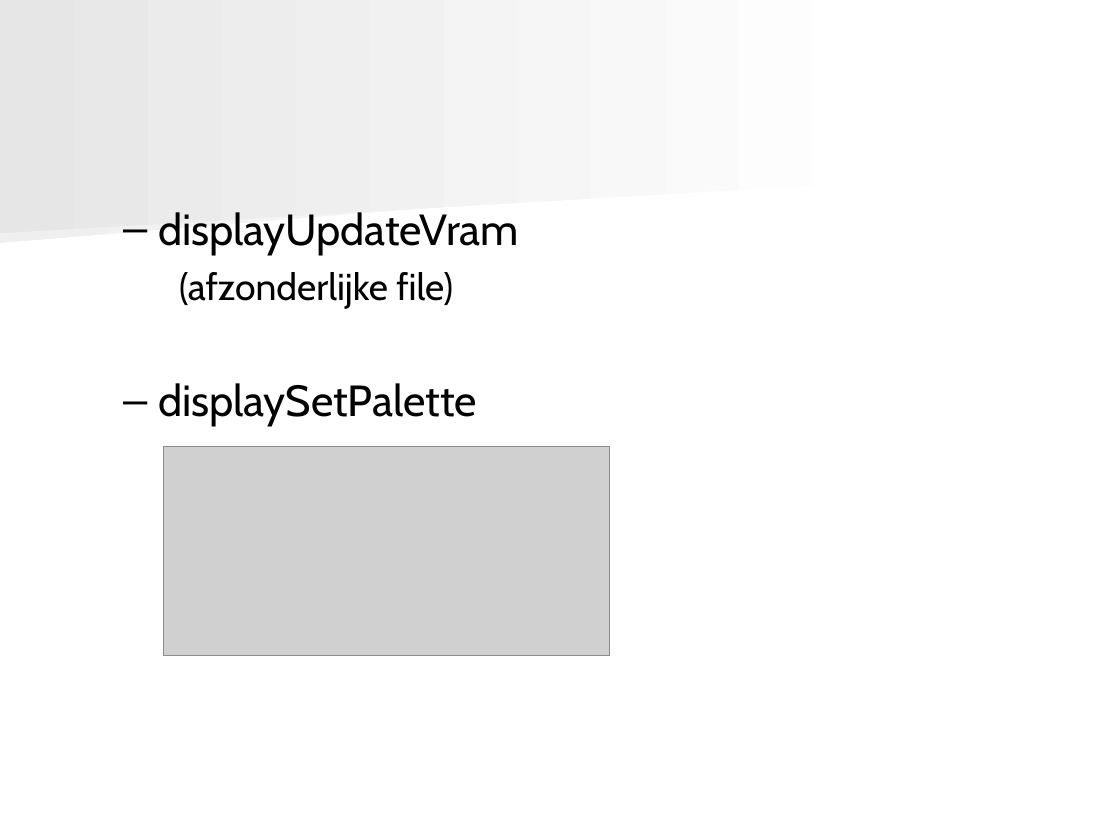
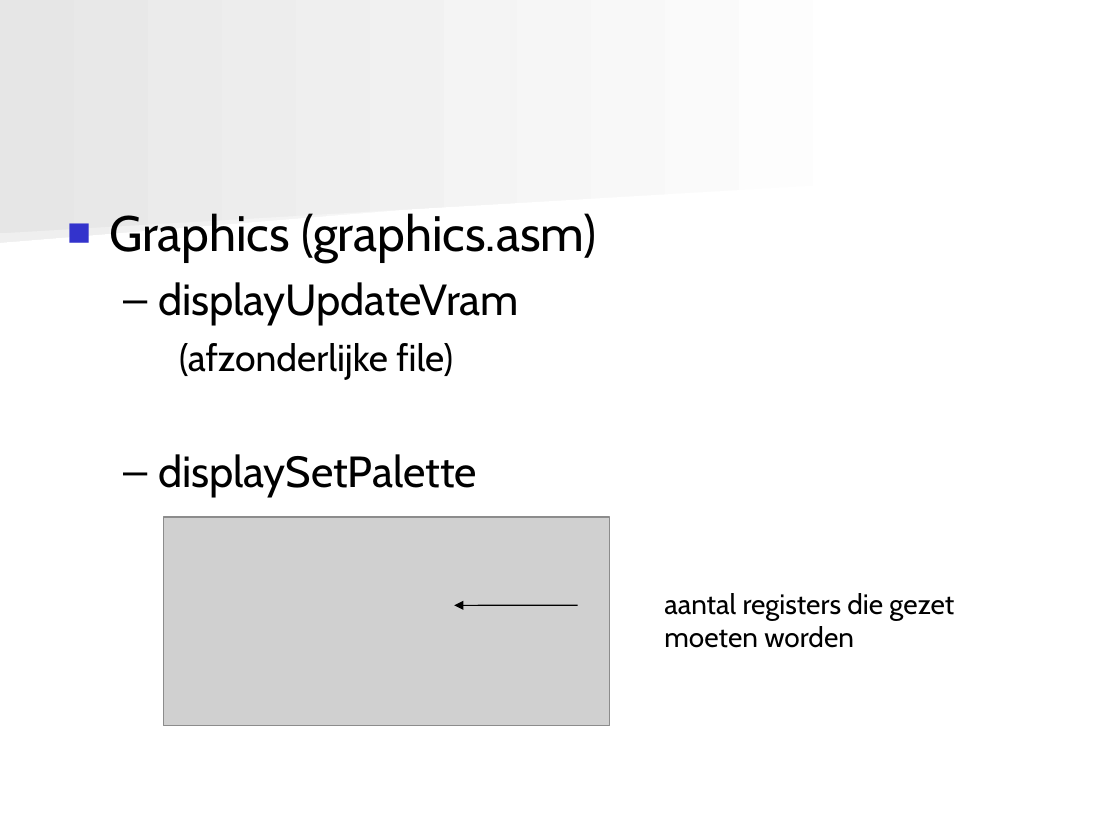
Before and after one commit to angryzor/space_invaders_8086, a slide deck: slide 11 of Presentatie.ppt. Drawn at 1120x840 pixels with LibreOffice and Linux fonts; fonts in the diff are those of the drawing; grey boxes stand for pictures. Boxes give left, top, right and bottom in pixels: in the first picture for what was removed or moved away, otherwise in the second. Text is boxed around its words. In the diff, an @@ line names an element or a change of style, - is before the commit and + after.

```diff
--- a/Presentatie.ppt
+++ b/Presentatie.ppt
@@ text at (x1=109, y1=213, x2=596, y2=261): paragraph added @@
+■ Graphics (graphics.asm)
@@ picture moved from (x1=164, y1=447, x2=610, y2=655) to (x1=164, y1=517, x2=610, y2=726) @@
@@ text added at (x1=664, y1=593, x2=954, y2=648), 18 pt, text #000000 @@
+aantal registers die gezet
+moeten worden
@@ arrow added from (578, 605) to (455, 605), #000000 0.74 pt @@
```
Also in this commit, not shown: 3 other slides changed, 11 slides added, 4 slides removed, 1 other file.
